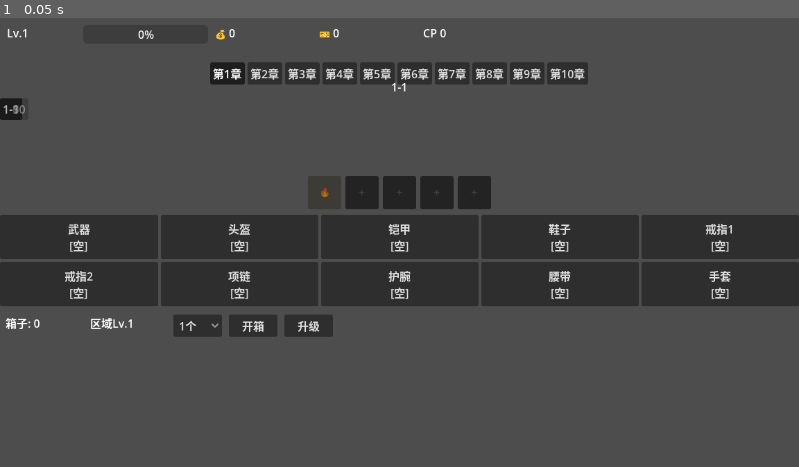
Above: before the commit, frame 1.
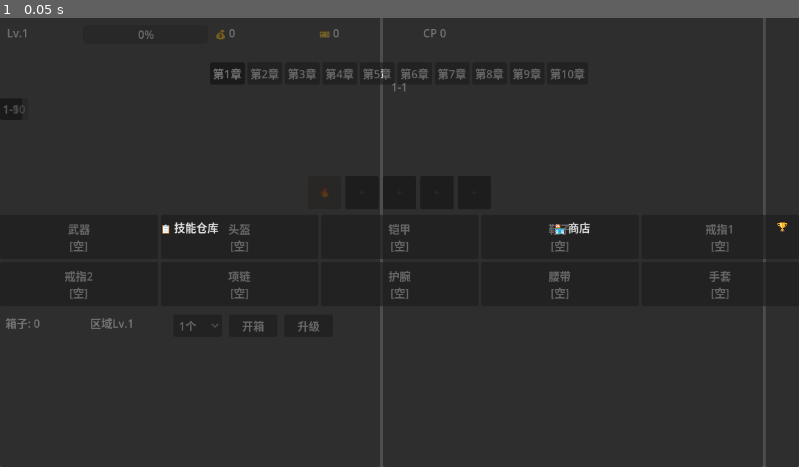
Above: after the commit, the same moment.

Repository: intyouss/adventure-game
Game: Godot game, scene res://scenes/main/main_scene.tscn
Same seed, same stepped clock (60 frames per second), same inputs: the game is played once before the commit and once after it. This scene is started directly instead of the project's main scene.
Inputs:
- Up to frame 1 (0.05 s): no input

The runs differ from the first frame. In frame 1, 76% of the frame differs, in the area x 0-100%, y 0-100%.

Commit message:
fix: BottomButtonRow as HBoxContainer with proper layout offsets

Diff:
--- a/client/scenes/main/main_scene.tscn
+++ b/client/scenes/main/main_scene.tscn
@@ -345,7 +345,7 @@
 offset_bottom = 210.0
 text = "替换新装备"
 
-[node name="BottomButtonRow" type="Control" parent="."]
+[node name="BottomButtonRow" type="HBoxContainer" parent="."]
 layout_mode = 1
 anchors_preset = -1
 anchor_left = 0.0
@@ -357,16 +357,20 @@
 [node name="SkillBtn" type="Button" parent="BottomButtonRow"]
 layout_mode = 2
 size_flags_horizontal = 3
+size_flags_vertical = 3
 text = "📋 技能仓库"
 
 [node name="ShopBtn" type="Button" parent="BottomButtonRow"]
 layout_mode = 2
 size_flags_horizontal = 3
+size_flags_vertical = 3
 text = "🏪 商店"
 
 [node name="LeaderboardBtn" type="Button" parent="BottomButtonRow"]
 layout_mode = 2
-size_flags_horizontal = 3
+size_flags_horizontal = 0
+size_flags_vertical = 3
+custom_minimum_size = Vector2(48, 0)
 text = "🏆"
 
 [node name="SkillInventoryPanel" type="Control" parent="."]
